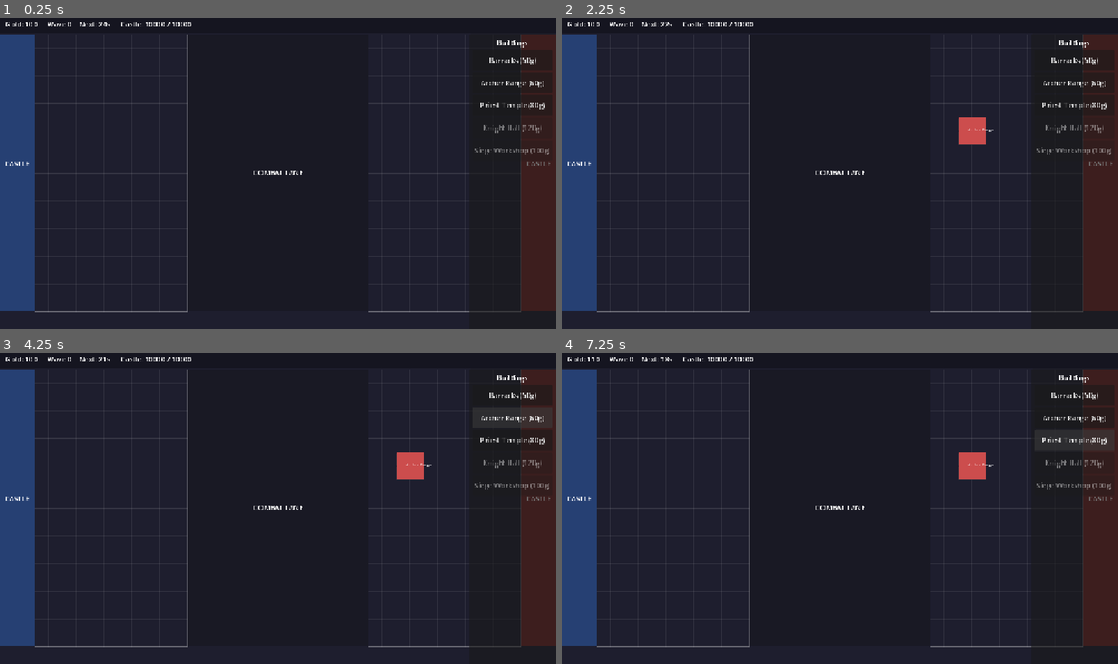
Above: before the commit, frames 1-4 (two rows, left to right).
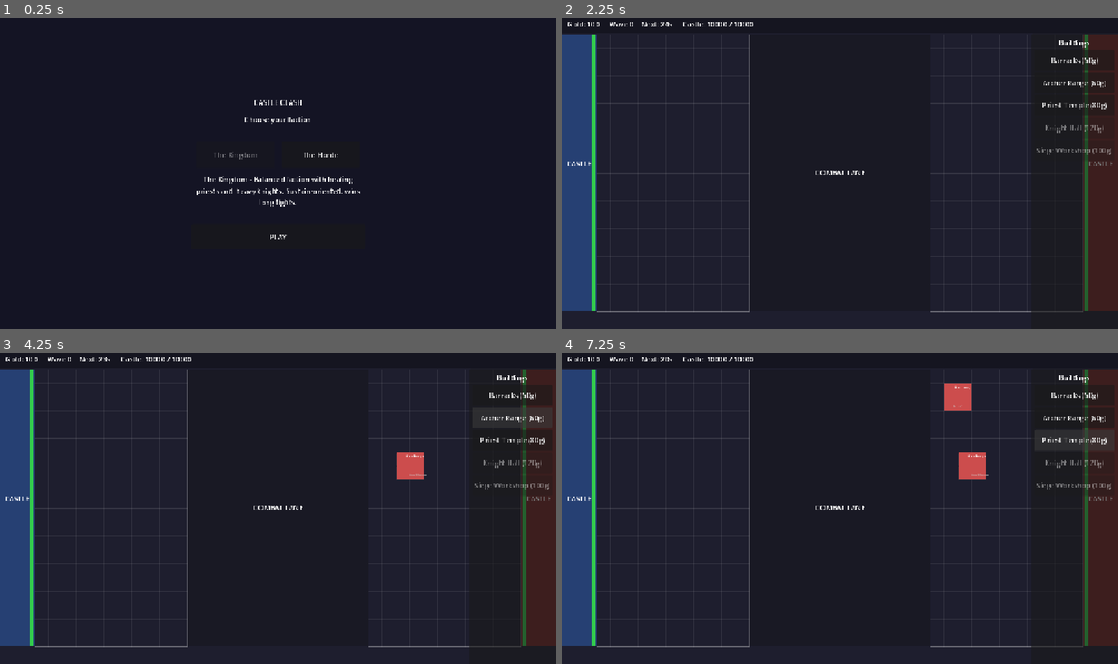
Above: after the commit, the same moments.

Repository: nvillegas7/game-castle-fight
Game: Godot game, scene res://scenes/main.tscn
Same seed, same stepped clock (60 frames per second), same inputs: the game is played once before the commit and once after it.
Inputs (mouse positions are in pixels of both pictures, inside the frame that each line leads up to):
- Up to frame 1 (0.25 s): no input
- Up to frame 2 (2.25 s): click (884, 154) at 0.5 s, where only the run after the commit has a clickable "The Horde"; click (795, 154) at 1.25 s, where only the run after the commit has a clickable "The Kingdom"; click (840, 235) at 2 s, where only the run after the commit has a clickable "PLAY"
- Up to frame 3 (4.25 s): click "Barracks (50g)" at 2.75 s; click "Archer Range (60g)" at 3.5 s
- Up to frame 4 (7.25 s): click "Priest Temple (80g)" at 4.25 s; click "Barracks (50g)" at 5 s; click "Archer Range (60g)" at 5.75 s; click "Priest Temple (80g)" at 6.5 s

The runs differ from the first frame. In frame 1, 14% of the frame differs, in the area x 0-100%, y 1-95%; in frame 2, 1.5%; in frame 3, 1.1%; in frame 4, 1.6%.

Commit message:
Add Horde faction, main menu with faction selection, visual polish
Horde faction (5 buildings, 5 units):
- War Camp (45g) -> Grunts: fast attacks, glass cannon melee
- Axe Range (55g) -> Axe Throwers: high burst ranged Pierce damage
- War Drums (70g) -> Wardrummers: Magic ranged DPS (zero healing!)
- Berserker Pit (110g, T2) -> Berserkers: 30 DPS glass cannon, fast
- Demolisher Works (90g, T2) -> Demolishers: high siege damage

Main menu:
- Faction selection (Kingdom vs Horde) with descriptions
- Play button starts match with selected faction
- AI opponent auto-plays the opposing faction

Visual polish:
- Castle HP bars (green/red) on castle areas
- Wave announcements ("WAVE 3") fading in center screen
- Building tier indicators (* for T2, ** for T3)
- Building shows spawned unit name
- Faction-colored building borders

Co-Authored-By: Claude Opus 4.6 (1M context) <noreply@anthropic.com>

Diff:
--- a/castle_clash/autoload/game_manager.gd
+++ b/castle_clash/autoload/game_manager.gd
@@ -45,11 +45,17 @@
 	command_buffer.add_command(current_tick + 1, command)
 
 
+## Selected faction for the local player (set by main menu).
+var selected_faction: StringName = &"kingdom"
+
+
 ## Start a test match for offline single-player development.
 func start_test_match() -> void:
+	# AI opponent gets the other faction
+	var ai_faction: StringName = &"horde" if selected_faction == &"kingdom" else &"kingdom"
 	var player_data := [
-		{ "id": 0, "team": 0, "faction": &"kingdom" },
-		{ "id": 1, "team": 1, "faction": &"kingdom" },
+		{ "id": 0, "team": 0, "faction": selected_faction },
+		{ "id": 1, "team": 1, "faction": ai_faction },
 	]
 	local_player_id = 0
 
--- /dev/null
+++ b/castle_clash/data/buildings/axe_range.tres
@@ -0,0 +1,17 @@
+[gd_resource type="Resource" script_class="BuildingData" load_steps=3 format=3]
+
+[ext_resource type="Script" path="res://data_scripts/building_data.gd" id="1"]
+[ext_resource type="Resource" path="res://data/units/axe_thrower.tres" id="2"]
+
+[resource]
+script = ExtResource("1")
+id = &"axe_range"
+display_name = "Axe Range"
+faction = &"horde"
+gold_cost = 55
+sell_refund_percent = 50
+spawns_unit = ExtResource("2")
+units_per_wave = 2
+tier = 1
+requires_building = &""
+grid_size = Vector2i(2, 2)
--- /dev/null
+++ b/castle_clash/data/buildings/berserker_pit.tres
@@ -0,0 +1,17 @@
+[gd_resource type="Resource" script_class="BuildingData" load_steps=3 format=3]
+
+[ext_resource type="Script" path="res://data_scripts/building_data.gd" id="1"]
+[ext_resource type="Resource" path="res://data/units/berserker.tres" id="2"]
+
+[resource]
+script = ExtResource("1")
+id = &"berserker_pit"
+display_name = "Berserker Pit"
+faction = &"horde"
+gold_cost = 110
+sell_refund_percent = 50
+spawns_unit = ExtResource("2")
+units_per_wave = 1
+tier = 2
+requires_building = &"war_camp"
+grid_size = Vector2i(2, 2)
--- /dev/null
+++ b/castle_clash/data/buildings/demolisher_works.tres
@@ -0,0 +1,17 @@
+[gd_resource type="Resource" script_class="BuildingData" load_steps=3 format=3]
+
+[ext_resource type="Script" path="res://data_scripts/building_data.gd" id="1"]
+[ext_resource type="Resource" path="res://data/units/demolisher.tres" id="2"]
+
+[resource]
+script = ExtResource("1")
+id = &"demolisher_works"
+display_name = "Demolisher Works"
+faction = &"horde"
+gold_cost = 90
+sell_refund_percent = 50
+spawns_unit = ExtResource("2")
+units_per_wave = 1
+tier = 2
+requires_building = &"war_camp"
+grid_size = Vector2i(2, 2)
--- /dev/null
+++ b/castle_clash/data/buildings/war_camp.tres
@@ -0,0 +1,17 @@
+[gd_resource type="Resource" script_class="BuildingData" load_steps=3 format=3]
+
+[ext_resource type="Script" path="res://data_scripts/building_data.gd" id="1"]
+[ext_resource type="Resource" path="res://data/units/grunt.tres" id="2"]
+
+[resource]
+script = ExtResource("1")
+id = &"war_camp"
+display_name = "War Camp"
+faction = &"horde"
+gold_cost = 45
+sell_refund_percent = 50
+spawns_unit = ExtResource("2")
+units_per_wave = 2
+tier = 1
+requires_building = &""
+grid_size = Vector2i(2, 2)
--- /dev/null
+++ b/castle_clash/data/buildings/war_drums.tres
@@ -0,0 +1,17 @@
+[gd_resource type="Resource" script_class="BuildingData" load_steps=3 format=3]
+
+[ext_resource type="Script" path="res://data_scripts/building_data.gd" id="1"]
+[ext_resource type="Resource" path="res://data/units/wardrummer.tres" id="2"]
+
+[resource]
+script = ExtResource("1")
+id = &"war_drums"
+display_name = "War Drums"
+faction = &"horde"
+gold_cost = 70
+sell_refund_percent = 50
+spawns_unit = ExtResource("2")
+units_per_wave = 1
+tier = 1
+requires_building = &""
+grid_size = Vector2i(2, 2)
--- /dev/null
+++ b/castle_clash/data/factions/horde.tres
@@ -0,0 +1,17 @@
+[gd_resource type="Resource" script_class="FactionData" load_steps=7 format=3]
+
+[ext_resource type="Script" path="res://data_scripts/faction_data.gd" id="1"]
+[ext_resource type="Resource" path="res://data/buildings/war_camp.tres" id="2"]
+[ext_resource type="Resource" path="res://data/buildings/axe_range.tres" id="3"]
+[ext_resource type="Resource" path="res://data/buildings/war_drums.tres" id="4"]
+[ext_resource type="Resource" path="res://data/buildings/berserker_pit.tres" id="5"]
+[ext_resource type="Resource" path="res://data/buildings/demolisher_works.tres" id="6"]
+
+[resource]
+script = ExtResource("1")
+id = &"horde"
+display_name = "The Horde"
+description = "Aggressive faction with high burst damage and zero healing."
+buildings = [ExtResource("2"), ExtResource("3"), ExtResource("4"), ExtResource("5"), ExtResource("6")]
+primary_color = Color(0.8, 0.25, 0.2, 1.0)
+secondary_color = Color(0.4, 0.35, 0.2, 1.0)
--- /dev/null
+++ b/castle_clash/data/units/axe_thrower.tres
@@ -0,0 +1,18 @@
+[gd_resource type="Resource" script_class="UnitData" load_steps=2 format=3]
+
+[ext_resource type="Script" path="res://data_scripts/unit_data.gd" id="1"]
+
+[resource]
+script = ExtResource("1")
+id = &"axe_thrower"
+display_name = "Axe Thrower"
+faction = &"horde"
+max_hp = 70
+attack_damage = 18
+attack_speed_ticks = 12
+attack_range = 4
+move_speed = 2
+armor = 0
+attack_type = 1
+armor_type = 0
+role = 1
--- /dev/null
+++ b/castle_clash/data/units/berserker.tres
@@ -0,0 +1,18 @@
+[gd_resource type="Resource" script_class="UnitData" load_steps=2 format=3]
+
+[ext_resource type="Script" path="res://data_scripts/unit_data.gd" id="1"]
+
+[resource]
+script = ExtResource("1")
+id = &"berserker"
+display_name = "Berserker"
+faction = &"horde"
+max_hp = 220
+attack_damage = 24
+attack_speed_ticks = 8
+attack_range = 1
+move_speed = 3
+armor = 1
+attack_type = 0
+armor_type = 0
+role = 0
--- /dev/null
+++ b/castle_clash/data/units/demolisher.tres
@@ -0,0 +1,18 @@
+[gd_resource type="Resource" script_class="UnitData" load_steps=2 format=3]
+
+[ext_resource type="Script" path="res://data_scripts/unit_data.gd" id="1"]
+
+[resource]
+script = ExtResource("1")
+id = &"demolisher"
+display_name = "Demolisher"
+faction = &"horde"
+max_hp = 90
+attack_damage = 30
+attack_speed_ticks = 18
+attack_range = 5
+move_speed = 2
+armor = 0
+attack_type = 3
+armor_type = 1
+role = 4
--- /dev/null
+++ b/castle_clash/data/units/grunt.tres
@@ -0,0 +1,18 @@
+[gd_resource type="Resource" script_class="UnitData" load_steps=2 format=3]
+
+[ext_resource type="Script" path="res://data_scripts/unit_data.gd" id="1"]
+
+[resource]
+script = ExtResource("1")
+id = &"grunt"
+display_name = "Grunt"
+faction = &"horde"
+max_hp = 120
+attack_damage = 14
+attack_speed_ticks = 8
+attack_range = 1
+move_speed = 2
+armor = 1
+attack_type = 0
+armor_type = 1
+role = 0
--- /dev/null
+++ b/castle_clash/data/units/wardrummer.tres
@@ -0,0 +1,18 @@
+[gd_resource type="Resource" script_class="UnitData" load_steps=2 format=3]
+
+[ext_resource type="Script" path="res://data_scripts/unit_data.gd" id="1"]
+
+[resource]
+script = ExtResource("1")
+id = &"wardrummer"
+display_name = "Wardrummer"
+faction = &"horde"
+max_hp = 75
+attack_damage = 12
+attack_speed_ticks = 12
+attack_range = 4
+move_speed = 2
+armor = 0
+attack_type = 2
+armor_type = 0
+role = 1
--- a/castle_clash/scenes/game/game_arena.tscn
+++ b/castle_clash/scenes/game/game_arena.tscn
@@ -64,6 +64,22 @@
 horizontal_alignment = 1
 vertical_alignment = 1
 
+[node name="CastleHPBar0" type="ColorRect" parent="."]
+offset_left = 70.0
+offset_top = 40.0
+offset_right = 78.0
+offset_bottom = 680.0
+color = Color(0.2, 0.8, 0.3, 1)
+pivot_offset = Vector2(4, 640)
+
+[node name="CastleHPBar1" type="ColorRect" parent="."]
+offset_left = 1202.0
+offset_top = 40.0
+offset_right = 1210.0
+offset_bottom = 680.0
+color = Color(0.2, 0.8, 0.3, 1)
+pivot_offset = Vector2(4, 640)
+
 [node name="BuildZone0" type="Node2D" parent="."]
 position = Vector2(80, 40)
 
@@ -124,6 +140,23 @@
 unique_name_in_owner = true
 layout_mode = 2
 text = "Castle: 10000 / 10000"
+
+[node name="WaveAnnouncement" type="Label" parent="UILayer"]
+layout_mode = 3
+anchors_preset = 8
+anchor_left = 0.5
+anchor_top = 0.5
+anchor_right = 0.5
+anchor_bottom = 0.5
+offset_left = -150.0
+offset_top = -40.0
+offset_right = 150.0
+offset_bottom = 40.0
+grow_horizontal = 2
+grow_vertical = 2
+text = "WAVE 1"
+horizontal_alignment = 1
+vertical_alignment = 1
 
 [node name="BuildingMenu" type="PanelContainer" parent="UILayer"]
 anchors_preset = 0
--- /dev/null
+++ b/castle_clash/scenes/ui/main_menu.tscn
@@ -0,0 +1,86 @@
+[gd_scene load_steps=2 format=3]
+
+[ext_resource type="Script" path="res://scripts/ui/main_menu.gd" id="1"]
+
+[node name="MainMenu" type="Control"]
+layout_mode = 3
+anchors_preset = 15
+anchor_right = 1.0
+anchor_bottom = 1.0
+grow_horizontal = 2
+grow_vertical = 2
+script = ExtResource("1")
+
+[node name="Background" type="ColorRect" parent="."]
+layout_mode = 1
+anchors_preset = 15
+anchor_right = 1.0
+anchor_bottom = 1.0
+grow_horizontal = 2
+grow_vertical = 2
+color = Color(0.08, 0.08, 0.14, 1)
+
+[node name="VBox" type="VBoxContainer" parent="."]
+layout_mode = 1
+anchors_preset = 8
+anchor_left = 0.5
+anchor_top = 0.5
+anchor_right = 0.5
+anchor_bottom = 0.5
+offset_left = -200.0
+offset_top = -180.0
+offset_right = 200.0
+offset_bottom = 180.0
+grow_horizontal = 2
+grow_vertical = 2
+theme_override_constants/separation = 16
+alignment = 1
+
+[node name="Title" type="Label" parent="VBox"]
+layout_mode = 2
+text = "CASTLE CLASH"
+horizontal_alignment = 1
+
+[node name="Subtitle" type="Label" parent="VBox"]
+layout_mode = 2
+text = "Choose your faction"
+horizontal_alignment = 1
+
+[node name="Spacer1" type="Control" parent="VBox"]
+layout_mode = 2
+custom_minimum_size = Vector2(0, 8)
+
+[node name="FactionRow" type="HBoxContainer" parent="VBox"]
+layout_mode = 2
+theme_override_constants/separation = 16
+alignment = 1
+
+[node name="KingdomBtn" type="Button" parent="VBox/FactionRow"]
+unique_name_in_owner = true
+layout_mode = 2
+custom_minimum_size = Vector2(180, 60)
+text = "The Kingdom"
+
+[node name="HordeBtn" type="Button" parent="VBox/FactionRow"]
+unique_name_in_owner = true
+layout_mode = 2
+custom_minimum_size = Vector2(180, 60)
+text = "The Horde"
+
+[node name="FactionDesc" type="Label" parent="VBox"]
+unique_name_in_owner = true
+layout_mode = 2
+custom_minimum_size = Vector2(380, 60)
+text = "The Kingdom - Balanced faction with healing priests and heavy knights."
+horizontal_alignment = 1
+autowrap_mode = 2
+
+[node name="Spacer2" type="Control" parent="VBox"]
+layout_mode = 2
+custom_minimum_size = Vector2(0, 8)
+
+[node name="PlayBtn" type="Button" parent="VBox"]
+unique_name_in_owner = true
+layout_mode = 2
+custom_minimum_size = Vector2(0, 56)
+text = "PLAY"
--- a/castle_clash/scripts/game/game_arena.gd
+++ b/castle_clash/scripts/game/game_arena.gd
@@ -26,17 +26,28 @@
 var _ai_timer: float = 2.0  # Start slightly earlier so AI places before first wave
 
 
+@onready var wave_label: Label = $UILayer/WaveAnnouncement
+@onready var castle_hp_bar_0: ColorRect = $CastleHPBar0
+@onready var castle_hp_bar_1: ColorRect = $CastleHPBar1
+
+var _wave_announce_timer: float = 0.0
+
+
 func _ready() -> void:
 	EventBus.building_placed.connect(_on_building_placed)
 	EventBus.building_destroyed.connect(_on_building_destroyed)
 	EventBus.unit_spawned.connect(_on_unit_spawned)
 	EventBus.unit_died.connect(_on_unit_died)
+	EventBus.wave_started.connect(_on_wave_announced)
 
 	grid_overlay_0.player_index = 0
 	grid_overlay_1.player_index = 1
 
 	building_menu.building_selected.connect(_on_building_selected)
 
+	if wave_label:
+		wave_label.visible = false
+
 	GameManager.start_test_match()
 
 
@@ -46,6 +57,8 @@
 	if GameManager.simulation == null:
 		return
 	_sync_unit_positions()
+	_update_castle_hp_bars()
+	_update_wave_announcement(delta)
 	_update_ai(delta)
 
 
@@ -92,19 +105,45 @@
 		bd.grid_size.y * CELL_SIZE * 0.5
 	)
 
+	var w: float = bd.grid_size.x * CELL_SIZE - 4
+	var h: float = bd.grid_size.y * CELL_SIZE - 4
+
+	# Building body with faction color
+	var base_color: Color = Color(0.2, 0.4, 0.8) if player_index == 0 else Color(0.8, 0.3, 0.3)
 	var rect := ColorRect.new()
-	rect.size = Vector2(bd.grid_size.x * CELL_SIZE - 4, bd.grid_size.y * CELL_SIZE - 4)
-	rect.position = -rect.size * 0.5
-	rect.color = Color(0.2, 0.4, 0.8) if player_index == 0 else Color(0.8, 0.3, 0.3)
+	rect.size = Vector2(w, h)
+	rect.position = Vector2(-w * 0.5, -h * 0.5)
+	rect.color = base_color
 	node.add_child(rect)
 
+	# Border for clarity
+	var border := ColorRect.new()
+	border.size = Vector2(w + 2, h + 2)
+	border.position = Vector2(-w * 0.5 - 1, -h * 0.5 - 1)
+	border.color = base_color.lightened(0.3)
+	border.z_index = -1
+	node.add_child(border)
+
+	# Building name + tier stars
+	var tier_stars: String = "*".repeat(bd.tier) + " " if bd.tier > 1 else ""
 	var label := Label.new()
-	label.text = bd.display_name
+	label.text = tier_stars + bd.display_name
 	label.horizontal_alignment = HORIZONTAL_ALIGNMENT_CENTER
-	label.add_theme_font_size_override("font_size", 9)
-	label.position = Vector2(-bd.grid_size.x * CELL_SIZE * 0.5, -8)
-	label.size = Vector2(bd.grid_size.x * CELL_SIZE, 16)
+	label.add_theme_font_size_override("font_size", 8)
+	label.position = Vector2(-w * 0.5, -h * 0.5 + 2)
+	label.size = Vector2(w, 14)
 	node.add_child(label)
+
+	# Unit type indicator
+	if bd.spawns_unit:
+		var unit_label := Label.new()
+		unit_label.text = bd.spawns_unit.display_name
+		unit_label.horizontal_alignment = HORIZONTAL_ALIGNMENT_CENTER
+		unit_label.add_theme_font_size_override("font_size", 7)
+		unit_label.add_theme_color_override("font_color", Color(0.8, 0.8, 0.8, 0.7))
+		unit_label.position = Vector2(-w * 0.5, h * 0.5 - 14)
+		unit_label.size = Vector2(w, 12)
+		node.add_child(unit_label)
 
 	return node
 
@@ -214,6 +253,45 @@
 					hp_fill.color = Color(0.9, 0.2, 0.1)
 
 
+# --- Castle HP Bars ---
+
+func _update_castle_hp_bars() -> void:
+	if not castle_hp_bar_0 or not castle_hp_bar_1:
+		return
+	var c0: Dictionary = GameManager.simulation.castles[0]
+	var c1: Dictionary = GameManager.simulation.castles[1]
+
+	var ratio_0: float = clampf(FP.to_float(c0.hp) / FP.to_float(c0.max_hp), 0.0, 1.0)
+	var ratio_1: float = clampf(FP.to_float(c1.hp) / FP.to_float(c1.max_hp), 0.0, 1.0)
+
+	castle_hp_bar_0.scale.y = ratio_0
+	castle_hp_bar_1.scale.y = ratio_1
+
+	castle_hp_bar_0.color = Color(0.2, 0.8, 0.3) if ratio_0 > 0.3 else Color(0.9, 0.2, 0.1)
+	castle_hp_bar_1.color = Color(0.2, 0.8, 0.3) if ratio_1 > 0.3 else Color(0.9, 0.2, 0.1)
+
+
+# --- Wave Announcement ---
+
+func _on_wave_announced(wave_number: int) -> void:
+	if wave_label:
+		wave_label.text = "WAVE %d" % wave_number
+		wave_label.visible = true
+		wave_label.modulate.a = 1.0
+		_wave_announce_timer = 2.0
+
+
+func _update_wave_announcement(delta: float) -> void:
+	if _wave_announce_timer <= 0:
+		return
+	_wave_announce_timer -= delta
+	if _wave_announce_timer <= 0:
+		if wave_label:
+			wave_label.visible = false
+	elif _wave_announce_timer < 1.0 and wave_label:
+		wave_label.modulate.a = _wave_announce_timer
+
+
 # --- Simple AI Opponent ---
 
 func _update_ai(delta: float) -> void:
--- a/castle_clash/scripts/game/main.gd
+++ b/castle_clash/scripts/game/main.gd
@@ -1,7 +1,6 @@
-## Entry point. Loads the game arena for development.
-## Will be replaced with a main menu later.
+## Entry point. Loads the main menu.
 extends Node
 
 
 func _ready() -> void:
-	get_tree().change_scene_to_file("res://scenes/game/game_arena.tscn")
+	get_tree().change_scene_to_file("res://scenes/ui/main_menu.tscn")
--- /dev/null
+++ b/castle_clash/scripts/ui/main_menu.gd
@@ -0,0 +1,42 @@
+## Main menu with faction selection and play button.
+extends Control
+
+@onready var kingdom_btn: Button = %KingdomBtn
+@onready var horde_btn: Button = %HordeBtn
+@onready var faction_desc: Label = %FactionDesc
+@onready var play_btn: Button = %PlayBtn
+
+var _selected_faction: StringName = &"kingdom"
+
+const FACTION_DESCRIPTIONS := {
+	&"kingdom": "The Kingdom - Balanced faction with healing priests and heavy knights. Sustain-oriented, wins long fights.",
+	&"horde": "The Horde - Aggressive faction with high burst damage and zero healing. Cheap units, fast attacks, snowball or die.",
+}
+
+
+func _ready() -> void:
+	kingdom_btn.pressed.connect(_select_kingdom)
+	horde_btn.pressed.connect(_select_horde)
+	play_btn.pressed.connect(_on_play)
+	_update_selection()
+
+
+func _select_kingdom() -> void:
+	_selected_faction = &"kingdom"
+	_update_selection()
+
+
+func _select_horde() -> void:
+	_selected_faction = &"horde"
+	_update_selection()
+
+
+func _update_selection() -> void:
+	kingdom_btn.disabled = (_selected_faction == &"kingdom")
+	horde_btn.disabled = (_selected_faction == &"horde")
+	faction_desc.text = FACTION_DESCRIPTIONS.get(_selected_faction, "")
+
+
+func _on_play() -> void:
+	GameManager.selected_faction = _selected_faction
+	get_tree().change_scene_to_file("res://scenes/game/game_arena.tscn")
